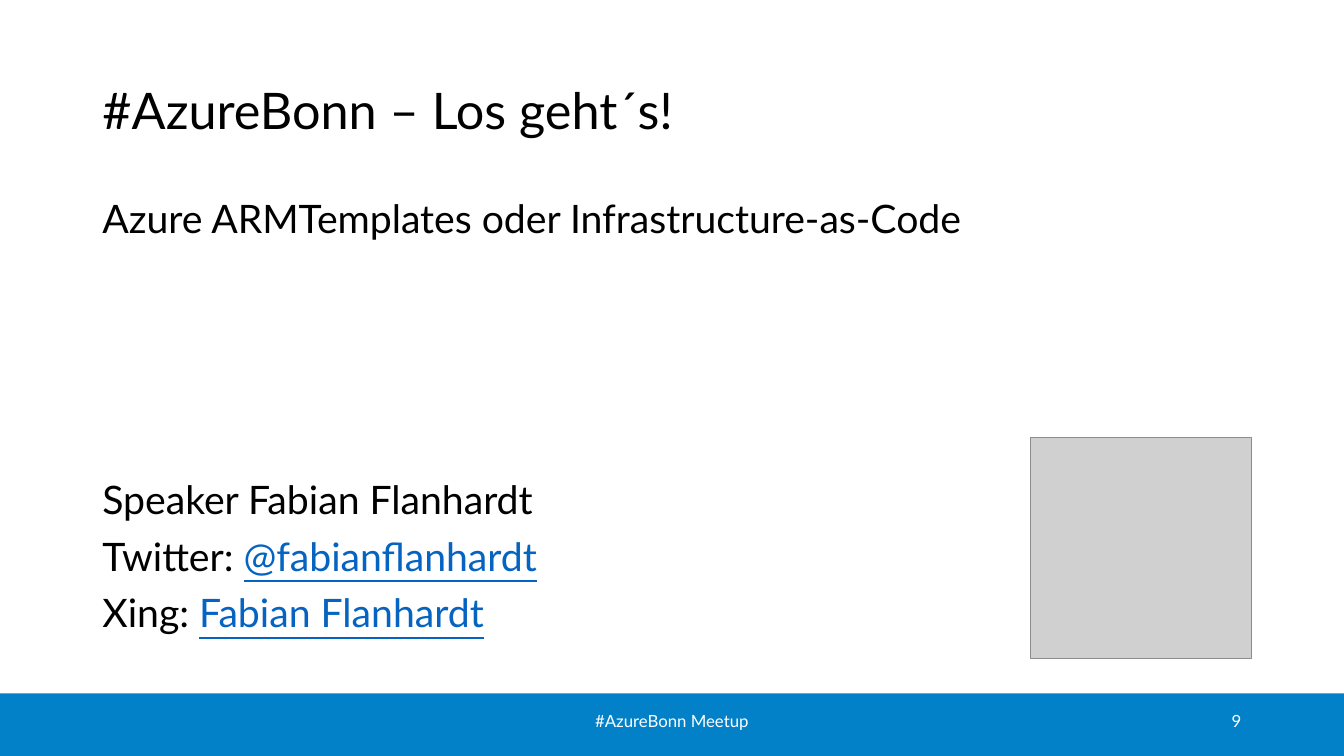
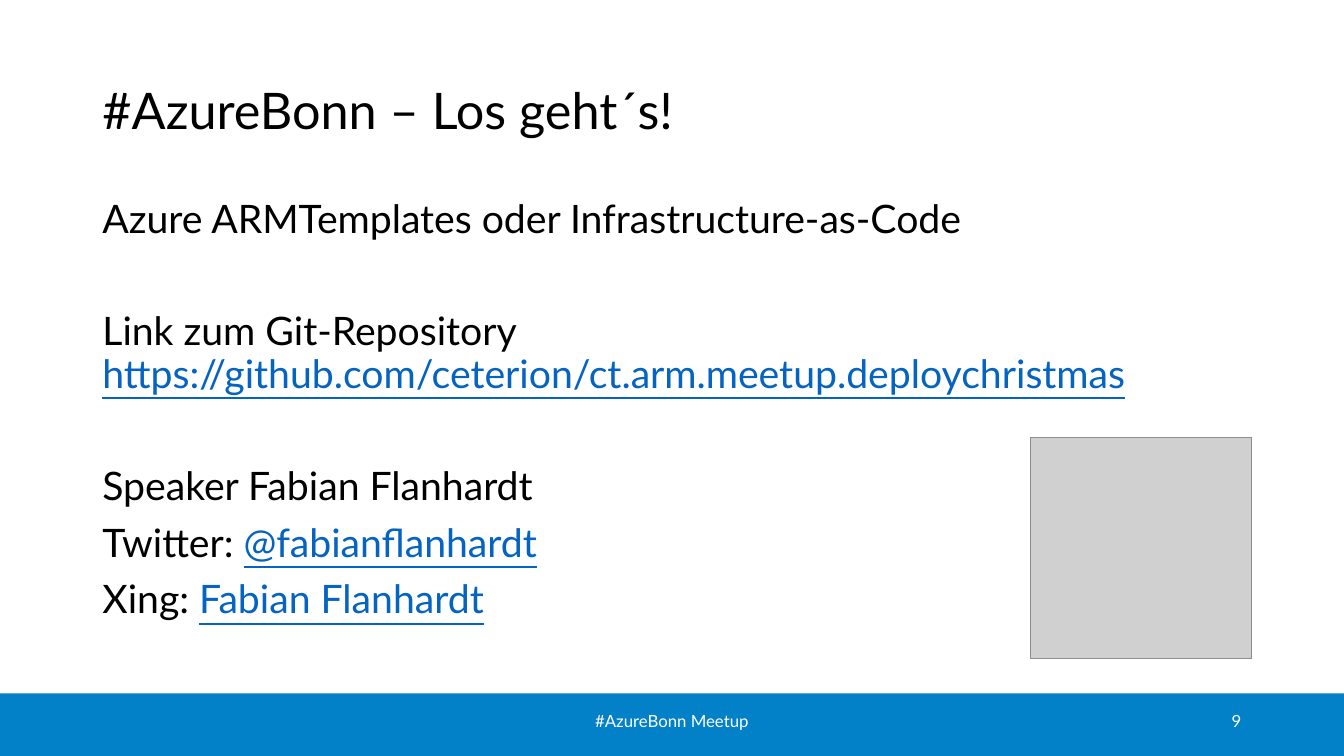
Before and after one commit to GregorReimling/AzureBonn, a slide deck: slide 9 of 3. AzureBonn - AzureARM Templates.pptx. Drawn at 1344x756 pixels with LibreOffice and Linux fonts; fonts in the diff are those of the drawing; grey boxes stand for pictures; background and template pictures are left out. Boxes give left, top, right and bottom in pixels: in the first picture for what was removed or moved away, otherwise in the second. Text is boxed around its words. In the diff, an @@ line names an element or a change of style, - is before the commit and + after.

```diff
--- a/3. AzureBonn - AzureARM Templates.pptx
+++ b/3. AzureBonn - AzureARM Templates.pptx
@@ text at [102, 316, 1125, 395]: paragraph added @@
+Link zum Git-Repository https://github.com/ceterion/ct.arm.meetup.deploychristmas
```
